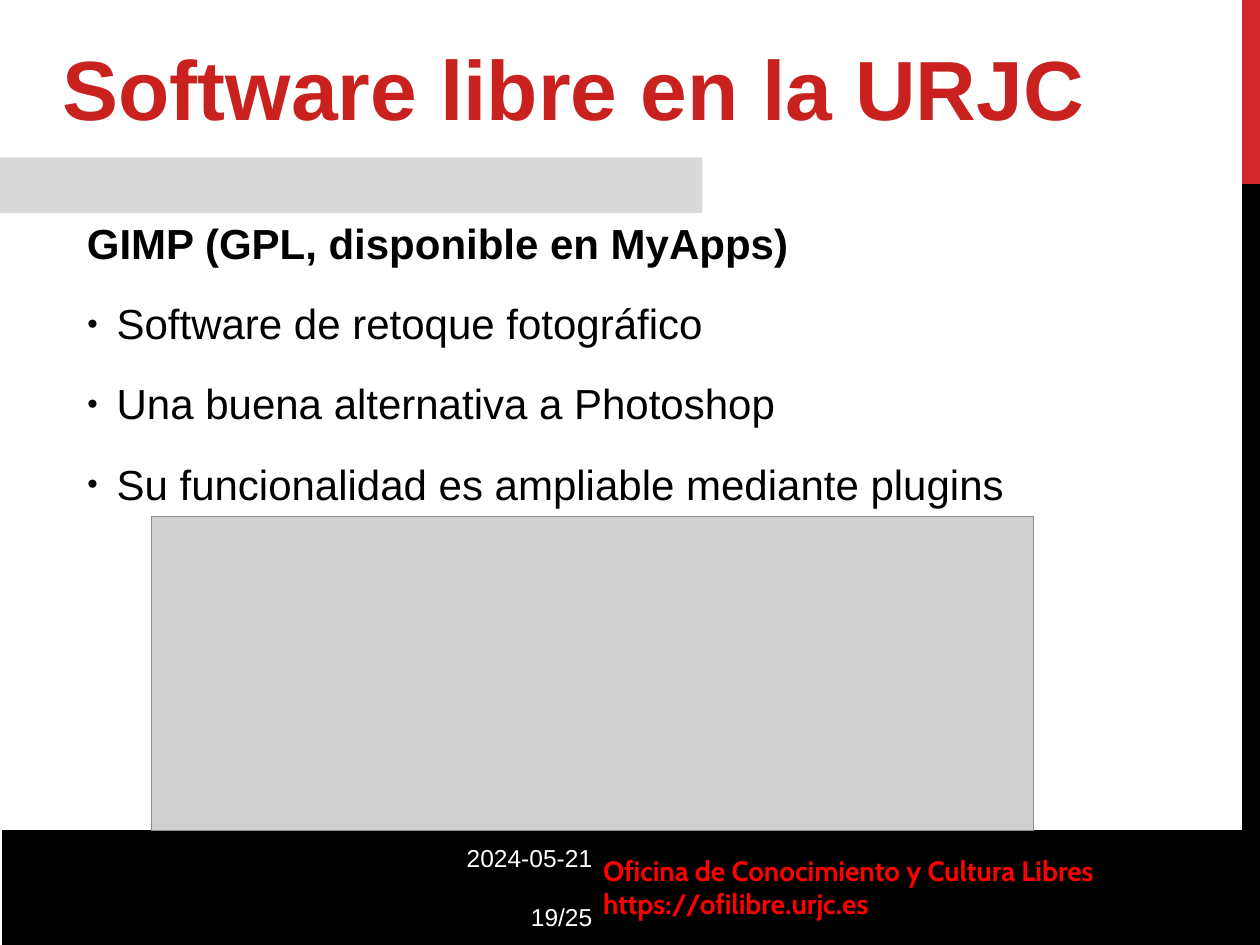
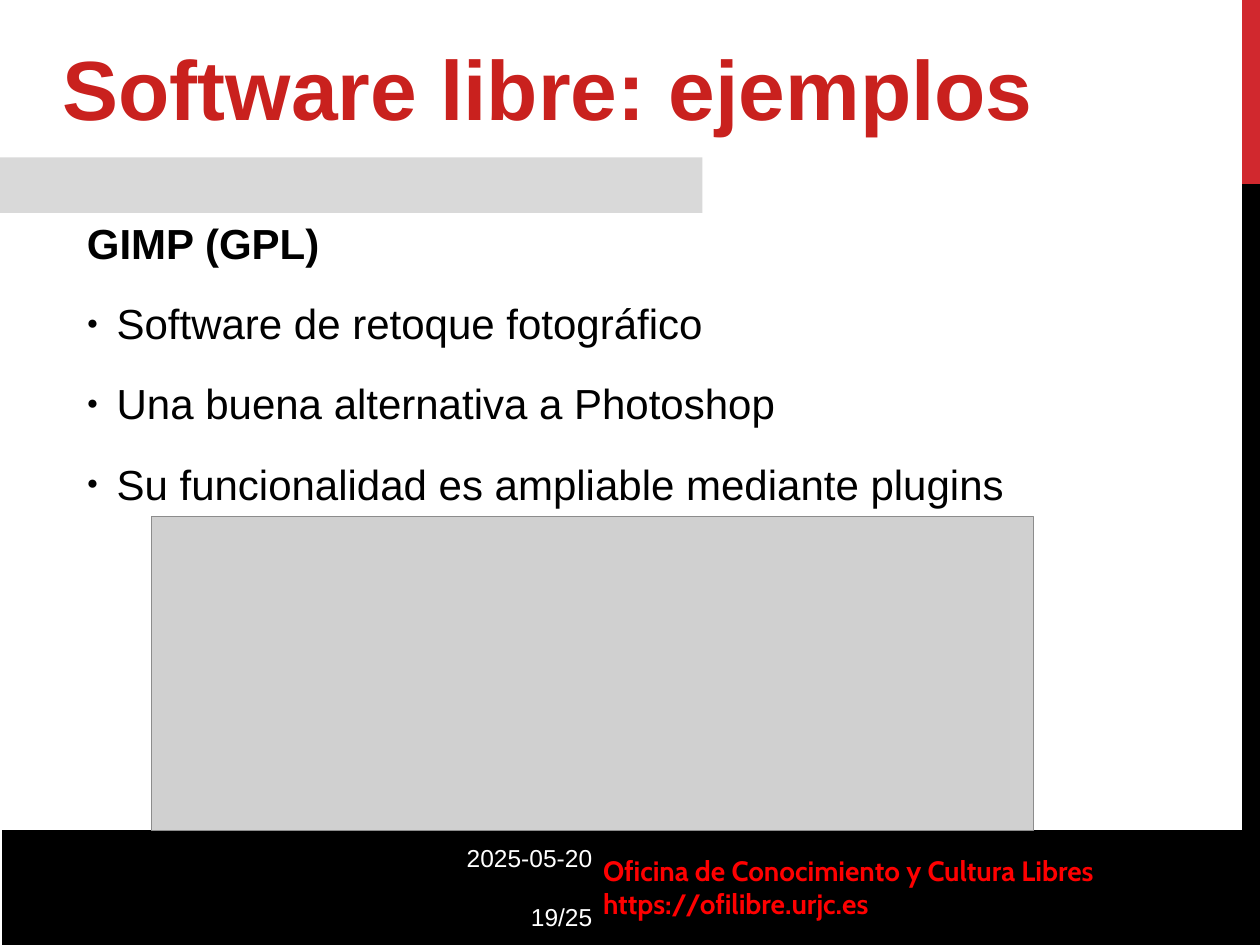
Before and after one commit to roberto-red/ofilibre, a slide deck: slide 19 of static/transpas/curso-cultura-libre/Software_Libre.odp. Drawn at 1260x945 pixels with LibreOffice and Linux fonts; fonts in the diff are those of the drawing; grey boxes stand for pictures; background and template pictures are left out. Boxes give left, top, right and bottom in pixels: in the first picture for what was removed or moved away, otherwise in the second. Text is boxed around its words. In the diff, an @@ line names an element or a change of style, - is before the commit and + after.

Commit message:
Transpas de software libre

```diff
--- a/static/transpas/curso-cultura-libre/Software_Libre.odp
+++ b/static/transpas/curso-cultura-libre/Software_Libre.odp
@@ text at [63,59,1033,136]: text changed @@
-Software libre en la URJC
+Software libre: ejemplos
@@ text at [87,228,319,268]: text changed @@
-GIMP (GPL, disponible en MyApps)
+GIMP (GPL)
@@ text at [467,850,592,868]: text changed @@
-2024-05-21
+2025-05-20
```
Also in this commit, not shown: 14 other slides changed, 3 other files.
